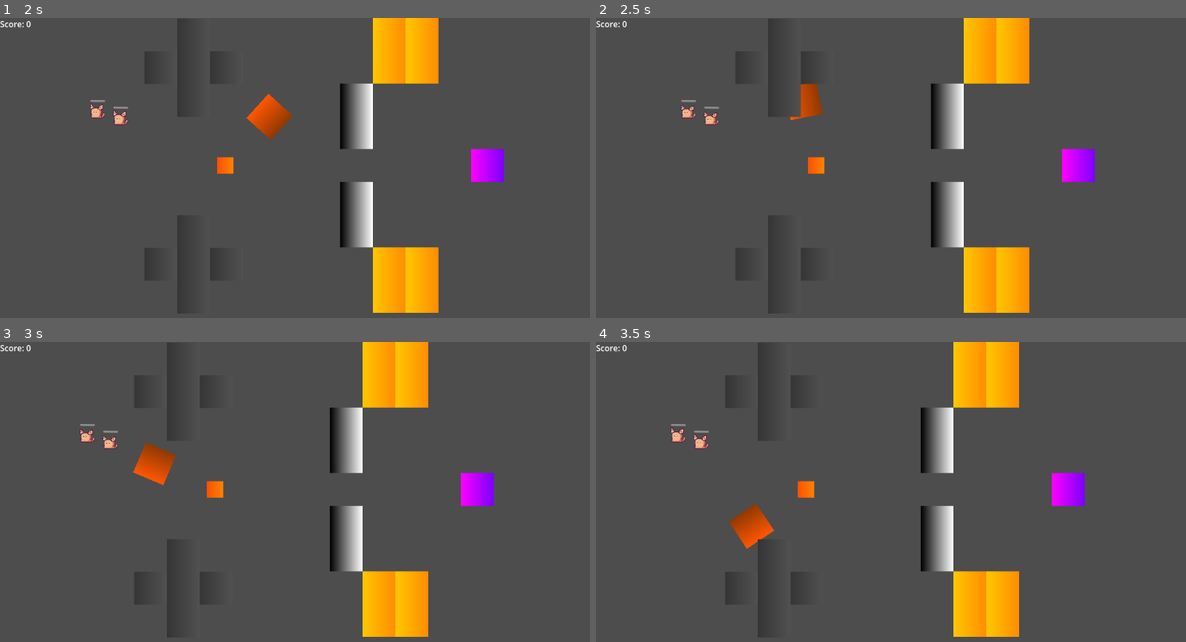
Above: before the commit, frames 1-4 (two rows, left to right).
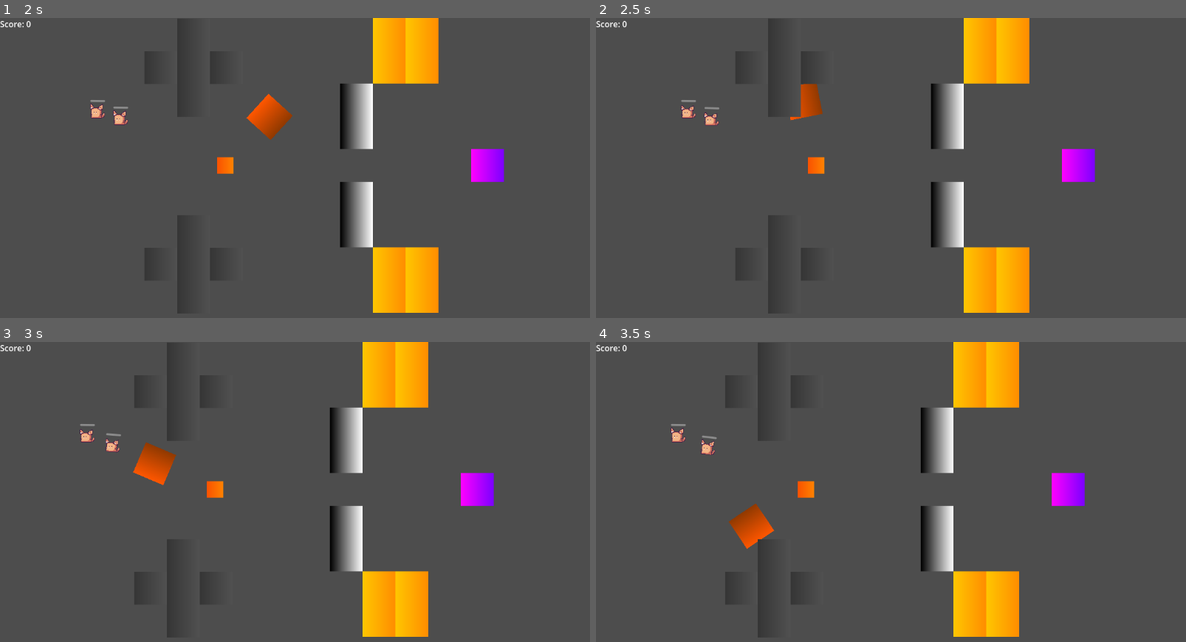
Above: after the commit, the same moments.

Repository: OgGhostJelly/TMC2
Game: Godot game, scene res://objects/game/game.tscn
The game is run twice, just before and just after one commit, with the same random seed, the same clock (stepped at 60 frames per second) and the same inputs.
Inputs (mouse positions are in pixels of both pictures, inside the frame that each line leads up to):
- Up to frame 1 (2 s): move the mouse to (265, 249) at 0.52 s; click (265, 249) at 0.6 s; move the mouse to (472, 234) at 1.27 s; click (472, 234) at 1.35 s
- Up to frame 2 (2.5 s): move the mouse to (714, 135) at 2.02 s; click (714, 135) at 2.1 s
- Up to frame 3 (3 s): move the mouse to (324, 507) at 2.77 s; click (324, 507) at 2.85 s
- Up to frame 4 (3.5 s): no input

Frame 1 is identical in both runs. In frame 2, less than 0.1% of the frame differs, in the area x 18-21%, y 29-36%; in frame 3, 0.1%; in frame 4, 0.2%, in the area x 16-21%, y 29-38%.

Commit message:
better draggables

Diff:
--- a/autoloads/drag_manager.gd
+++ b/autoloads/drag_manager.gd
@@ -3,56 +3,41 @@
 
 
 const GRAB_AMOUNT: int = 3
-const MAX_DISTANCE: float = 50.0
-var selected_drag_items: Array = []: set = _on_selected_drag_items_changed
+var hovered_draggables: Array = []
+var selected_draggables: Array = []: set = _on_selected_draggables_changed
 
 
 func _physics_process(_delta: float) -> void:
-	#print(selected_drag_items)
-	for drag_item in selected_drag_items: if can_use_method(drag_item, '_drag'): drag_item._drag()
+	for v in selected_draggables: if is_instance_valid(v) and v.has_method('_drag'): v._drag()
 
 
 func _input(event: InputEvent) -> void:
 	if not event.is_action("move"): return
-	if not event.is_pressed():
-		selected_drag_items = []
-	else:
-		selected_drag_items = get_drag_items().slice(0,GRAB_AMOUNT)
+	selected_draggables = hovered_draggables
 
 
-func get_drag_items() -> Array:
-	var drag_items: Array = get_tree().get_nodes_in_group('drag_items')
+func _on_selected_draggables_changed(value: Array) -> void:
+	# Pre-calculate distance squared
 	var distance_squared: Dictionary = {}
-	for x in drag_items: distance_squared[x] = x.get_global_mouse_position().distance_squared_to(x.global_position)
+	for x in value: distance_squared[x] = x.get_global_mouse_position().distance_squared_to(x.global_position)
 
-	# sort drag_items by distance from mouse with 0 being closest
-	drag_items.sort_custom(func(a,b):
+	# Sort by closest
+	value.sort_custom(func(a, b):
 		return distance_squared[a] < distance_squared[b]
 		)
 
-	# remove all drag_items that are further than max_distance_squared from the mouse
-	var max_distance_squared: float = pow(MAX_DISTANCE, 2)
-	for i in drag_items.size():
-		if distance_squared[drag_items[i]] > max_distance_squared:
-			drag_items = drag_items.slice(0, i)
-			break
-
-	return drag_items
+	# Cap max grab amount
+	selected_draggables = value.slice(0, GRAB_AMOUNT)
 
 
-func _on_selected_drag_items_changed(value: Array) -> void:
-	for drag_item in selected_drag_items:
-		if value.has(drag_item): break
-		if not can_use_method(drag_item, '_deselected'): break
-		drag_item._deselected()
-
-	for drag_item in value:
-		if selected_drag_items.has(value): break
-		if not can_use_method(drag_item, '_selected'): break
-		drag_item._selected()
-
-	selected_drag_items = value
+func draggable_mouse_entered(draggable: Area2D) -> void: hovered_draggables.append(draggable)
+func draggable_mouse_exited(draggable: Area2D) -> void: hovered_draggables.erase(draggable)
 
 
-func can_use_method(node, method: String):
-	return is_instance_valid(node) and node.has_method(method)
+func connect_draggable(draggable: Area2D) -> void:
+	draggable.mouse_entered.connect(draggable_mouse_entered.bind(draggable))
+	draggable.mouse_exited.connect(draggable_mouse_exited.bind(draggable))
+
+func disconnect_draggable(draggable: Area2D) -> void:
+	draggable.mouse_entered.disconnect(draggable_mouse_entered.bind(draggable))
+	draggable.mouse_exited.connect(draggable_mouse_exited.bind(draggable))
--- /dev/null
+++ b/components/draggable.gd
@@ -0,0 +1,10 @@
+extends Area2D
+class_name Draggable
+
+
+func _enter_tree() -> void:
+	DragManager.connect_draggable(self)
+
+
+func _drag() -> void:
+	pass
--- /dev/null
+++ b/components/push_draggable.gd
@@ -0,0 +1,15 @@
+extends Draggable
+class_name PushDraggable
+
+
+@onready var parent: RigidBody2D = get_parent()
+@export var speeds: Vector2 = Vector2(0.3,1.5)
+var speed: float = randf_range(speeds.x, speeds.y)
+
+
+func _drag():
+	var global_mouse_position = parent.get_global_mouse_position()
+	var direction: Vector2 = parent.global_position.direction_to(global_mouse_position)
+	var distance: float = parent.global_position.distance_to(global_mouse_position)
+
+	parent.apply_force(direction * distance * speed)
--- a/objects/cat/cat.gd
+++ /dev/null
@@ -1,19 +0,0 @@
-extends RigidBody2D
-class_name Cat
-
-
-@export var speeds: Vector2 = Vector2(0.3,1.5)
-var speed: float = randf_range(speeds.x, speeds.y)
-@onready var sprite: AnimatedSprite2D = $Sprite2D
-
-
-func _drag():
-	var global_mouse_position = get_global_mouse_position()
-	var direction: Vector2 = global_position.direction_to(global_mouse_position)
-	var distance: float = global_position.distance_to(global_mouse_position)
-
-	apply_force(direction * distance * speed)
-
-
-func _selected() -> void: sprite.modulate = Color.GREEN
-func _deselected() -> void: sprite.modulate = Color.WHITE
--- a/objects/cat/cat.tscn
+++ b/objects/cat/cat.tscn
@@ -1,12 +1,12 @@
-[gd_scene load_steps=17 format=3 uid="uid://cdbe6xqbo6g02"]
+[gd_scene load_steps=18 format=3 uid="uid://cdbe6xqbo6g02"]
 
-[ext_resource type="Script" path="res://objects/cat/cat.gd" id="1_o683g"]
 [ext_resource type="Texture2D" uid="uid://byw6dykvt21uq" path="res://objects/cat/cat.png" id="2_2qq4l"]
 [ext_resource type="Script" path="res://components/health.gd" id="3_jt7g1"]
 [ext_resource type="Script" path="res://components/hurtbox.gd" id="4_3bp08"]
 [ext_resource type="Script" path="res://components/health_bar.gd" id="5_d2pk2"]
 [ext_resource type="Script" path="res://components/particles_on_death.gd" id="6_8xvr2"]
 [ext_resource type="Script" path="res://components/change_score_on_death.gd" id="7_65rod"]
+[ext_resource type="Script" path="res://components/push_draggable.gd" id="7_ps1eo"]
 
 [sub_resource type="RectangleShape2D" id="RectangleShape2D_f21g2"]
 size = Vector2(16, 16)
@@ -73,13 +73,15 @@
 scale_min = 4.0
 scale_max = 4.0
 
-[node name="Cat" type="RigidBody2D" groups=["cats", "drag_items"]]
+[sub_resource type="CircleShape2D" id="CircleShape2D_51o7j"]
+radius = 50.0
+
+[node name="Cat" type="RigidBody2D" groups=["cats"]]
 position = Vector2(0, 2)
 collision_mask = 5
 gravity_scale = 0.0
 linear_damp = 1.0
 constant_torque = 5.0
-script = ExtResource("1_o683g")
 
 [node name="CollisionShape2D" type="CollisionShape2D" parent="."]
 shape = SubResource("RectangleShape2D_f21g2")
@@ -129,3 +131,12 @@
 [node name="ChangeScoreOnDeathComponent" type="Node" parent="." node_paths=PackedStringArray("health_component")]
 script = ExtResource("7_65rod")
 health_component = NodePath("../HealthComponent")
+
+[node name="PushDraggable" type="Area2D" parent="."]
+collision_layer = 2147483648
+collision_mask = 0
+monitoring = false
+script = ExtResource("7_ps1eo")
+
+[node name="CollisionShape2D" type="CollisionShape2D" parent="PushDraggable"]
+shape = SubResource("CircleShape2D_51o7j")
--- a/objects/game/game.tscn
+++ b/objects/game/game.tscn
@@ -56,9 +56,3 @@
 
 [node name="Cat2" parent="." instance=ExtResource("1_d6la8")]
 position = Vector2(229, 187)
-
-[connection signal="body_entered" from="TileMap/TreadmillUp" to="TileMap/TreadmillUp" method="_on_body_entered" flags=18]
-[connection signal="body_entered" from="TileMap/@TreadmillUp@146404" to="TileMap/@TreadmillUp@146404" method="_on_body_entered" flags=18]
-[connection signal="body_entered" from="TileMap/TreadmillDown" to="TileMap/TreadmillDown" method="_on_body_entered" flags=18]
-[connection signal="body_entered" from="TileMap/@TreadmillDown@146405" to="TileMap/@TreadmillDown@146405" method="_on_body_entered" flags=18]
-[connection signal="body_entered" from="TileMap/Makecatinator6900" to="TileMap/Makecatinator6900" method="_on_body_entered" flags=18]
--- a/objects/obstacles/gate/drag_point.gd
+++ /dev/null
@@ -1,8 +0,0 @@
-extends Marker2D
-@export var handle: RigidBody2D
-func _drag() -> void:
-	var global_mouse_position = get_global_mouse_position()
-	var direction: Vector2 = global_position.direction_to(global_mouse_position)
-	var distance: float = global_position.distance_to(global_mouse_position)
-
-	handle.apply_force(direction * distance)
--- a/objects/obstacles/gate/gate.tscn
+++ b/objects/obstacles/gate/gate.tscn
@@ -1,6 +1,6 @@
-[gd_scene load_steps=8 format=3 uid="uid://bq8mxsmhe4dow"]
+[gd_scene load_steps=9 format=3 uid="uid://bq8mxsmhe4dow"]
 
-[ext_resource type="Script" path="res://objects/obstacles/gate/drag_point.gd" id="2_x86u4"]
+[ext_resource type="Script" path="res://components/push_draggable.gd" id="1_r6t44"]
 
 [sub_resource type="RectangleShape2D" id="RectangleShape2D_djt45"]
 size = Vector2(32, 32)
@@ -22,6 +22,9 @@
 
 [sub_resource type="RectangleShape2D" id="RectangleShape2D_ki4m3"]
 size = Vector2(32, 320)
+
+[sub_resource type="RectangleShape2D" id="RectangleShape2D_wuwii"]
+size = Vector2(64, 384)
 
 [node name="Gate" type="Node2D"]
 
@@ -51,16 +54,12 @@
 [node name="CollisionShape2D" type="CollisionShape2D" parent="Handle"]
 shape = SubResource("RectangleShape2D_ki4m3")
 
-[node name="DragPoint" type="Marker2D" parent="Handle" node_paths=PackedStringArray("handle") groups=["drag_items"]]
-position = Vector2(0, -96)
-script = ExtResource("2_x86u4")
-handle = NodePath("..")
+[node name="PushDraggable" type="Area2D" parent="Handle"]
+collision_layer = 2147483648
+collision_mask = 0
+monitoring = false
+script = ExtResource("1_r6t44")
+speeds = Vector2(1, 1)
 
-[node name="DragPoint2" type="Marker2D" parent="Handle" node_paths=PackedStringArray("handle") groups=["drag_items"]]
-script = ExtResource("2_x86u4")
-handle = NodePath("..")
-
-[node name="DragPoint3" type="Marker2D" parent="Handle" node_paths=PackedStringArray("handle") groups=["drag_items"]]
-position = Vector2(0, 64)
-script = ExtResource("2_x86u4")
-handle = NodePath("..")
+[node name="CollisionShape2D" type="CollisionShape2D" parent="Handle/PushDraggable"]
+shape = SubResource("RectangleShape2D_wuwii")
--- a/userinterfaces/game_ui/game_ui.tscn
+++ b/userinterfaces/game_ui/game_ui.tscn
@@ -9,6 +9,7 @@
 anchor_bottom = 1.0
 grow_horizontal = 2
 grow_vertical = 2
+mouse_filter = 2
 
 [node name="ScoreCounter" parent="." instance=ExtResource("1_o74mp")]
 layout_mode = 0
Not shown: 3 places in objects/cat/cat.tscn that only renumber resources
Not shown, removed: todo.txt
